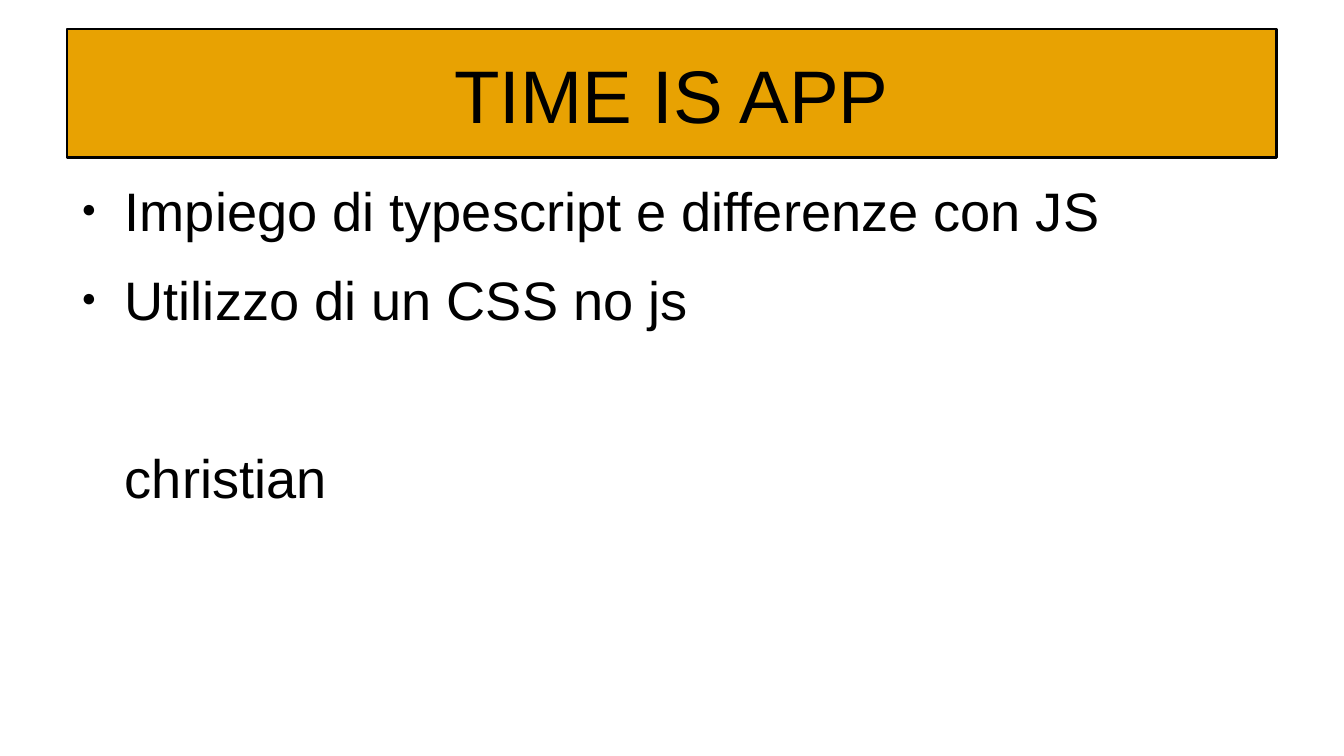
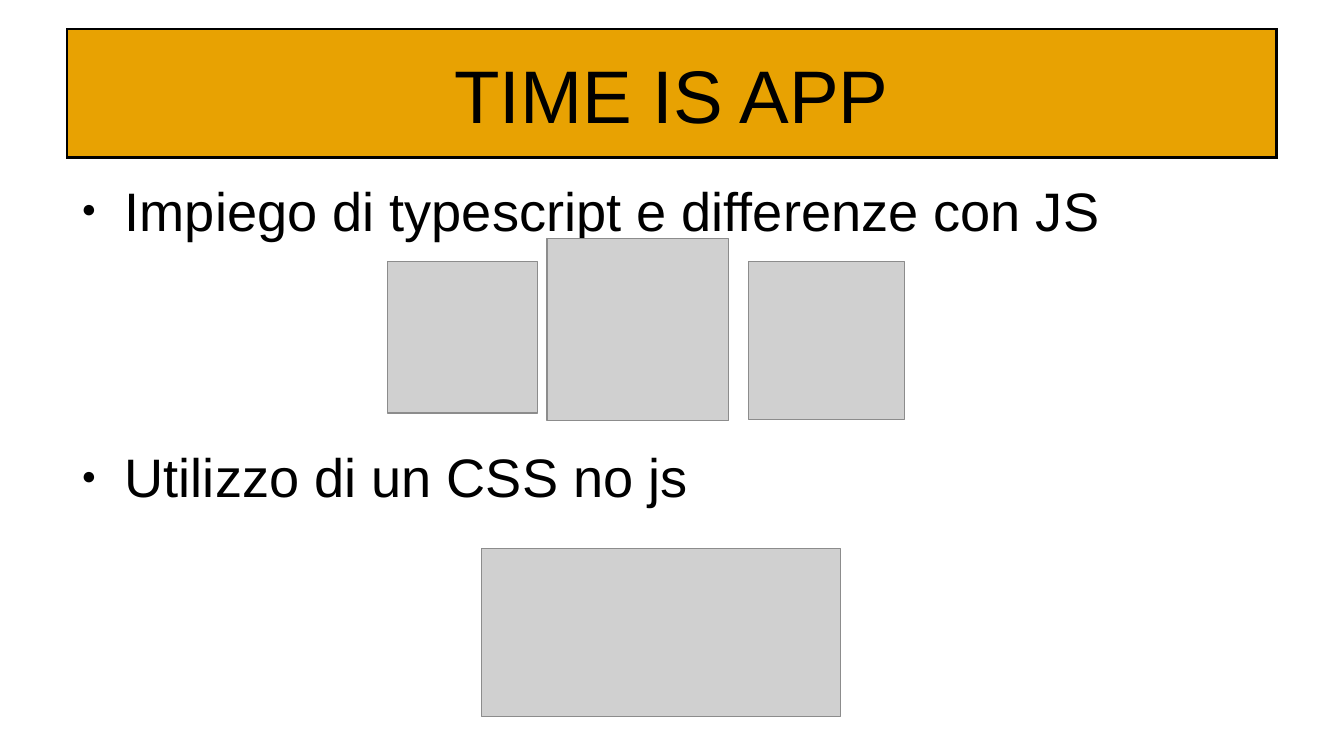
Before and after one commit to Kilne/Progetto_TecWeb, a slide deck: slide 6 of Relazioni/Maiuri.odp. Drawn at 1344x756 pixels with LibreOffice and Linux fonts; fonts in the diff are those of the drawing; grey boxes stand for pictures. Boxes give left, top, right and bottom in pixels: in the first picture for what was removed or moved away, otherwise in the second. Text is boxed around its words. In the diff, an @@ line names an element or a change of style, - is before the commit and + after.

```diff
--- a/Relazioni/Maiuri.odp
+++ b/Relazioni/Maiuri.odp
@@ text "Impiego di typescript e differenze ..." at (x1=125, y1=191, x2=1099, y2=507): indent changed @@
@@ picture added at (x1=548, y1=239, x2=729, y2=421) @@
@@ picture added at (x1=388, y1=262, x2=538, y2=413) @@
@@ picture added at (x1=749, y1=262, x2=905, y2=420) @@
@@ text at (x1=125, y1=458, x2=327, y2=499): paragraph removed @@
-christian
@@ picture added at (x1=482, y1=549, x2=840, y2=717) @@
```
Also in this commit, not shown: 8 other slides changed.
